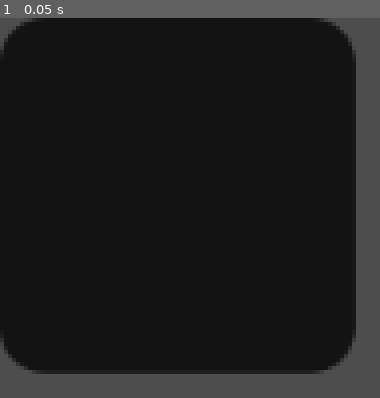
Above: before the commit, frame 1.
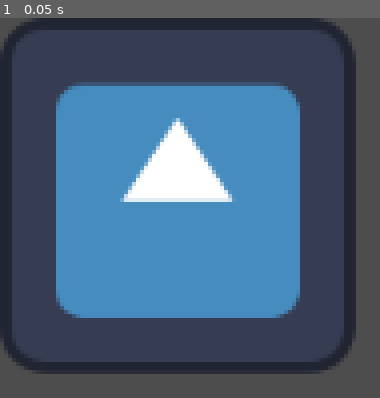
Above: after the commit, the same moment.

Repository: emrysshevek/gameganggame
Game: Godot game, scene res://scenes/tile.tscn
The game is run twice, just before and just after one commit, with the same random seed, the same clock (stepped at 60 frames per second) and the same inputs. This scene is started directly instead of the project's main scene. The engine's default icon, where the game draws it, is replaced by a stand-in: a white triangle on a blue panel in a dark square.
Inputs:
- Up to frame 1 (0.05 s): no input

The runs differ from the first frame. In frame 1, 86% of the frame differs, in the area x 0-94%, y 0-94%.
Error after the commit: Parse Error: Cannot find member "CreatureValue" in base "ValueManager". (res://scenes/tile.gd:64)

Commit message:
Add basic EventHub and Model autoloads

Diff:
--- /dev/null
+++ b/event_hub.gd
@@ -0,0 +1,44 @@
+# EventHub autoload
+extends Node
+
+
+#region Properties
+## Mapping from event type to handler method.
+var _event_handlers = {
+	Model.Event.CREATURE_VALUE_DECREASED: _on_creature_value_decreased,
+	Model.Event.CREATURE_VALUE_INCREASED: _on_creature_value_increased,
+}
+
+
+## Mapping from an event type to its subscribers and their callbacks.
+var _event_subscribers = {}
+#endregion
+
+
+#region Methods
+## Registers the signal to the specified event. All subscribers to this
+## event will be called when the registered signal is emitted.
+func register(event_type: Model.Event, _signal: Signal) -> void:
+	_signal.connect(_event_handlers[event_type])
+
+
+## Subscribes the caller to the specified event. The provided callback
+## method will be executed every time the signal is emitted.
+func subscribe(event_type: Model.Event, callback: Callable) -> void:
+	if _event_subscribers.has(event_type):
+		_event_subscribers[event_type].append(callback)
+	else:
+		_event_subscribers[event_type] = [callback]
+
+
+## Calls all the subscribers to the CREATURE_VALUE_DECREASED event.
+func _on_creature_value_decreased(value_type: Model.CreatureValue, quantity: int) -> void:
+	for callback: Callable in _event_subscribers[Model.Event.CREATURE_VALUE_DECREASED]:
+		callback.call(value_type, quantity)
+
+
+## Calls all the subscribers to the CREATURE_VALUE_INCREASED event.
+func _on_creature_value_increased(value_type: Model.CreatureValue, quantity: int) -> void:
+	for callback: Callable in _event_subscribers[Model.Event.CREATURE_VALUE_INCREASED]:
+		callback.call(value_type, quantity)
+#endregion
--- /dev/null
+++ b/model.gd
@@ -0,0 +1,19 @@
+# Model autoload
+extends Node
+
+
+# Creature values
+enum CreatureValue {
+	ADAPTABILITY,
+	BRAVERY,
+	CURIOSITY,
+	DEPENDABILITY,
+	EMPATHY
+}
+
+
+# Events
+enum Event {
+	CREATURE_VALUE_DECREASED,
+	CREATURE_VALUE_INCREASED,
+}
--- a/scenes/value_manager.gd
+++ b/scenes/value_manager.gd
@@ -9,16 +9,8 @@
 #endregion
 
 
-enum CreatureValue {
-	ADAPTABILITY,
-	BRAVERY,
-	CURIOSITY,
-	DEPENDABILITY,
-	EMPATHY
-}
-
 #region Properties
-var creature_values: Array[CreatureValue] = [0,0,0,0,0]
+var creature_values: Array[Model.CreatureValue] = [0,0,0,0,0]
 var value_names: Array[String] = [
 	"adaptability",
 	"bravery",
@@ -30,17 +22,22 @@
 
 
 #region Methods
-func get_next_value(which_value: CreatureValue) -> CreatureValue:
+func _ready() -> void:
+	EventHub.register(Model.Event.CREATURE_VALUE_DECREASED, creature_value_decreased)
+	EventHub.register(Model.Event.CREATURE_VALUE_INCREASED, creature_value_increased)
+
+
+func get_next_value(which_value: Model.CreatureValue) -> Model.CreatureValue:
 	return (which_value + 1) % len(creature_values)
 
 
-func increase_value(which_value: CreatureValue, amount: int) -> int:
+func increase_value(which_value: Model.CreatureValue, amount: int) -> int:
 	creature_values[which_value] += amount
 	creature_value_increased.emit(creature_values[which_value], amount)
 	return creature_values[which_value]
 
 
-func decrease_value(which_value: CreatureValue, amount: int) -> int:
+func decrease_value(which_value: Model.CreatureValue, amount: int) -> int:
 	creature_values[which_value] += amount
 	creature_value_decreased.emit(which_value, amount)
 	return creature_values[which_value]
Not shown, added: event_hub.gd.uid
Not shown, added: model.gd.uid
